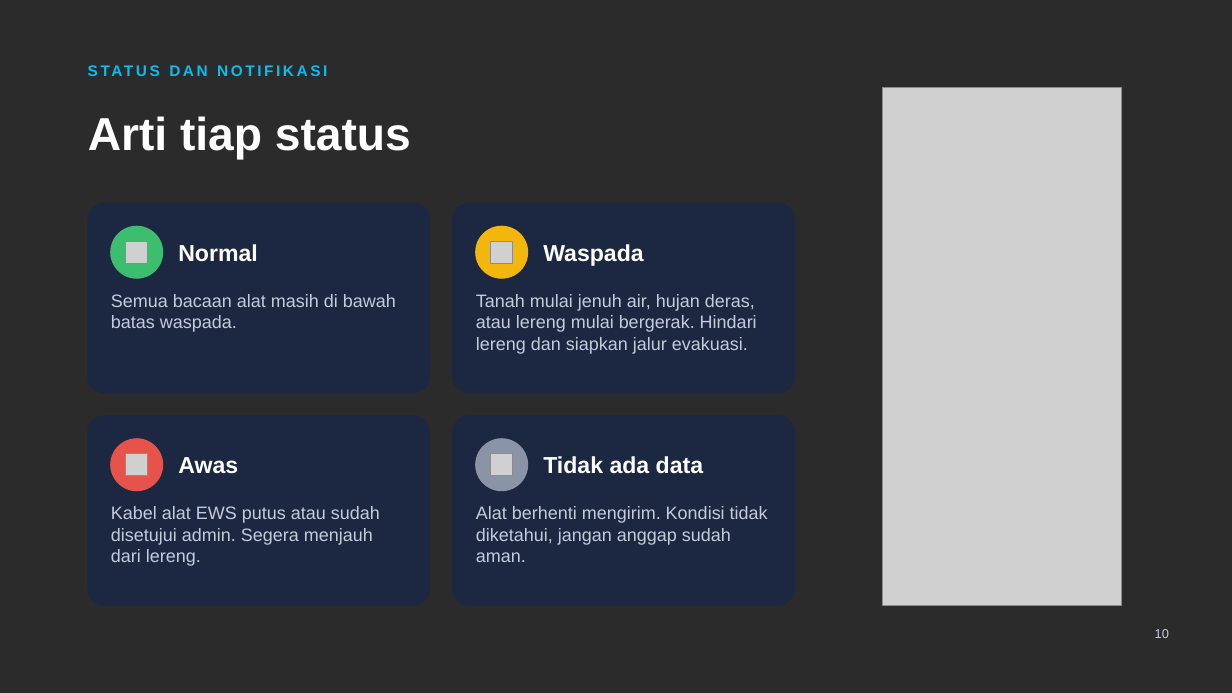
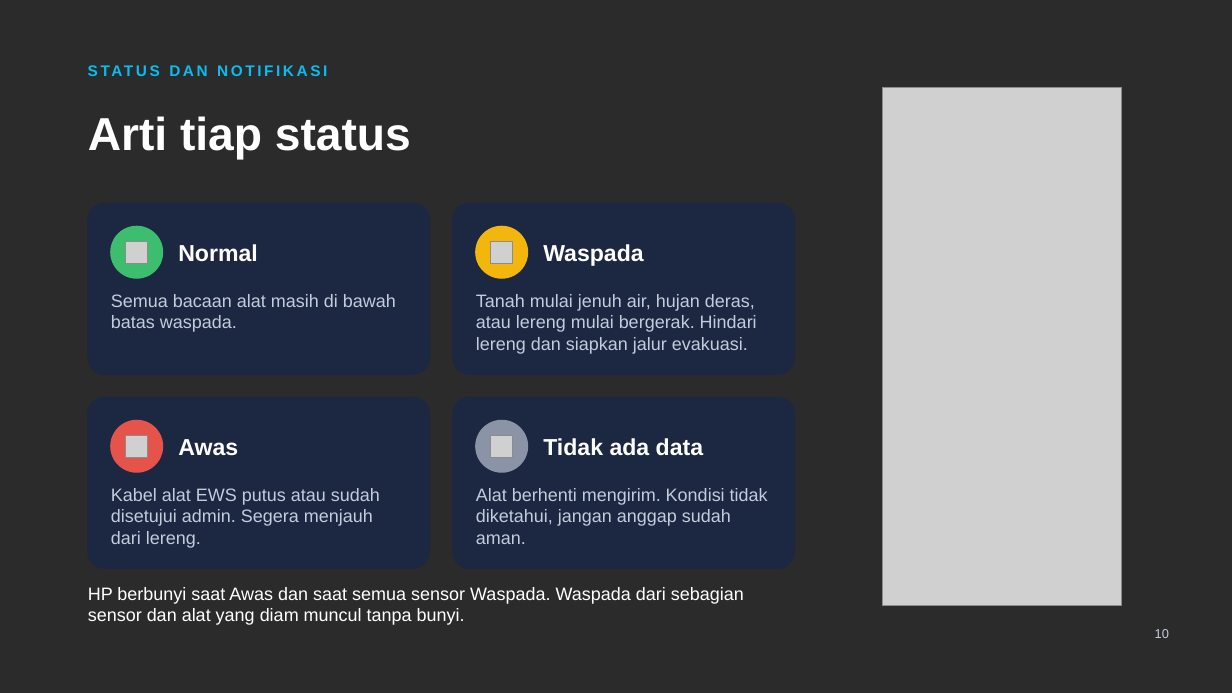
Before and after one commit to ahmad-imtiyaz/ews, a slide deck: slide 10 of presentasi/EWS-Lumeneng.pptx. Drawn at 1232x693 pixels with LibreOffice and Linux fonts; fonts in the diff are those of the drawing; grey boxes stand for pictures; background and template pictures are left out; a plain dark background stands for a picture behind light text. Boxes give left, top, right and bottom in pixels: in the first picture for what was removed or moved away, otherwise in the second. Text is boxed around its words. In the diff, an @@ line names an element or a change of style, - is before the commit and + after.

```diff
--- a/presentasi/EWS-Lumeneng.pptx
+++ b/presentasi/EWS-Lumeneng.pptx
@@ rounded rectangle: place and size @@
-rounded rectangle at [88,203,430,393]
+rounded rectangle at [88,203,430,374]
@@ rounded rectangle: place and size @@
-rounded rectangle at [453,203,795,393]
+rounded rectangle at [453,203,795,374]
@@ rounded rectangle: place and size @@
-rounded rectangle at [88,416,430,605]
+rounded rectangle at [88,397,430,568]
@@ proportions changed in 4 elements at [88,203,430,374], [453,203,795,374], [88,397,430,568], [453,397,795,568] @@
@@ rounded rectangle: place and size @@
-rounded rectangle at [453,416,795,605]
+rounded rectangle at [453,397,795,568]
@@ picture added at [126,435,148,457] @@
@@ 4 texts, 2 ellipses: place and size @@
-4 texts, 2 ellipses at [111,439,768,566]
+4 texts, 2 ellipses at [111,421,768,548]
@@ picture added at [491,435,513,457] @@
@@ picture removed at [126,454,148,476] @@
@@ picture removed at [491,454,513,476] @@
@@ text added at [88,587,744,625], 14 pt, text #FFFFFF @@
+HP berbunyi saat Awas dan saat semua sensor Waspada. Waspada dari sebagian sensor dan alat yang diam muncul tanpa bunyi.
```
Also in this commit, not shown: 5 other slides changed, 12 other files.
